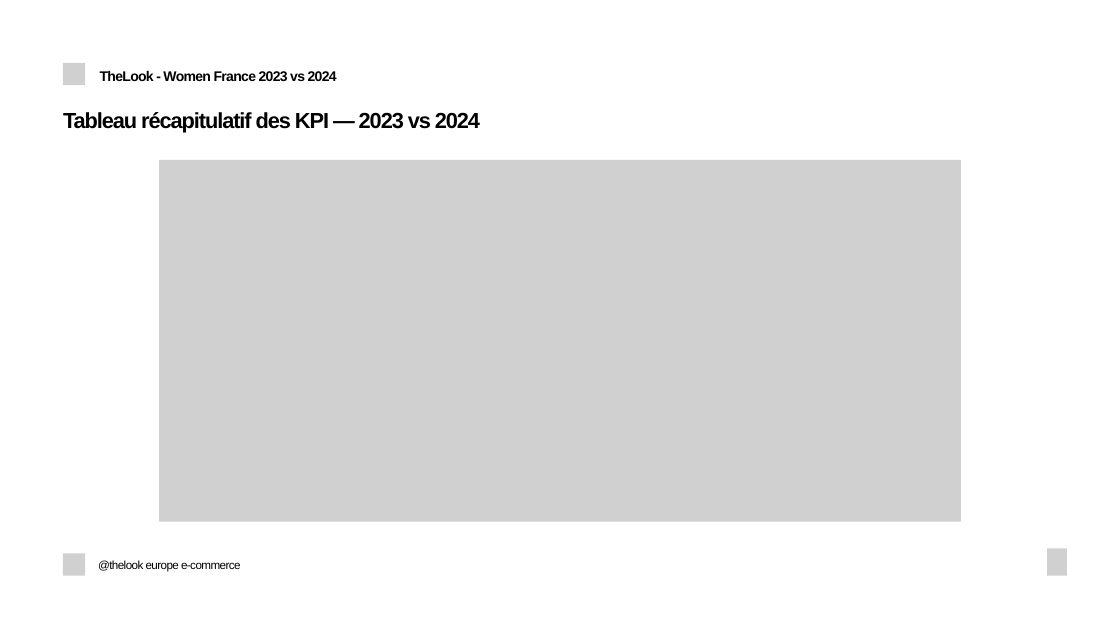
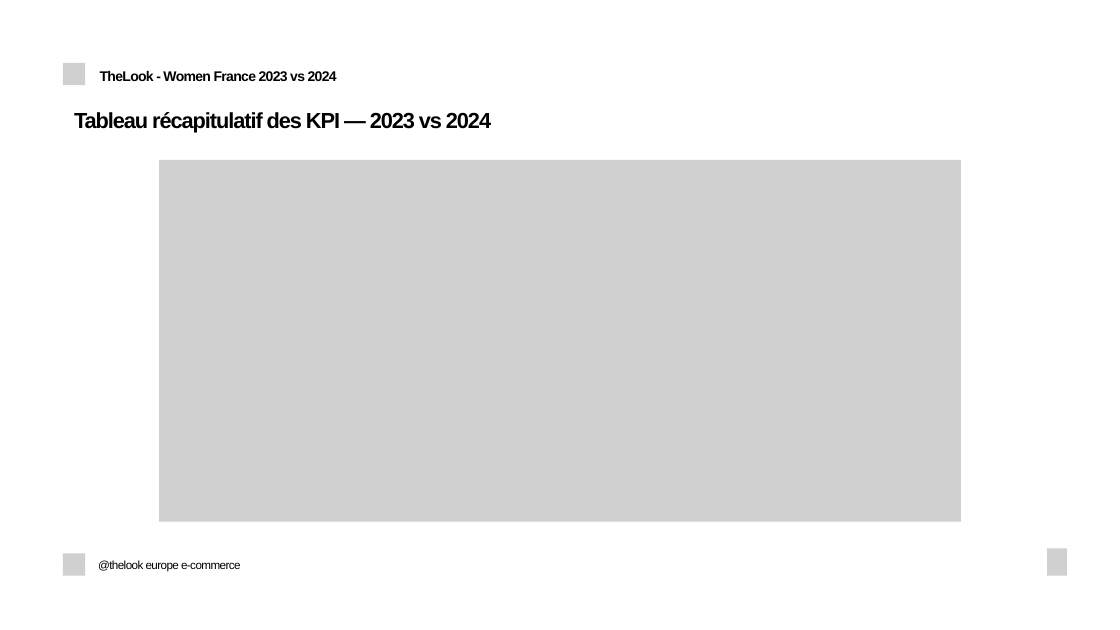
Before and after one commit to fko-data-sport/thelook-da-projet, a slide deck: slide 10 of slides/soutenance_20min.pptx. Drawn at 1120x630 pixels with LibreOffice and Linux fonts; fonts in the diff are those of the drawing; grey boxes stand for pictures. Boxes give left, top, right and bottom in pixels: in the first picture for what was removed or moved away, otherwise in the second. Text is boxed around its words. In the diff, an @@ line names an element or a change of style, - is before the commit and + after.

```diff
--- a/slides/soutenance_20min.pptx
+++ b/slides/soutenance_20min.pptx
@@ text "Tableau récapitulatif des KPI — ...": place and size @@
-text "Tableau récapitulatif des KPI — ..." at <box>63,112,480,132</box>
+text "Tableau récapitulatif des KPI — ..." at <box>74,112,491,132</box>
```
Also in this commit, not shown: 7 other slides changed.
